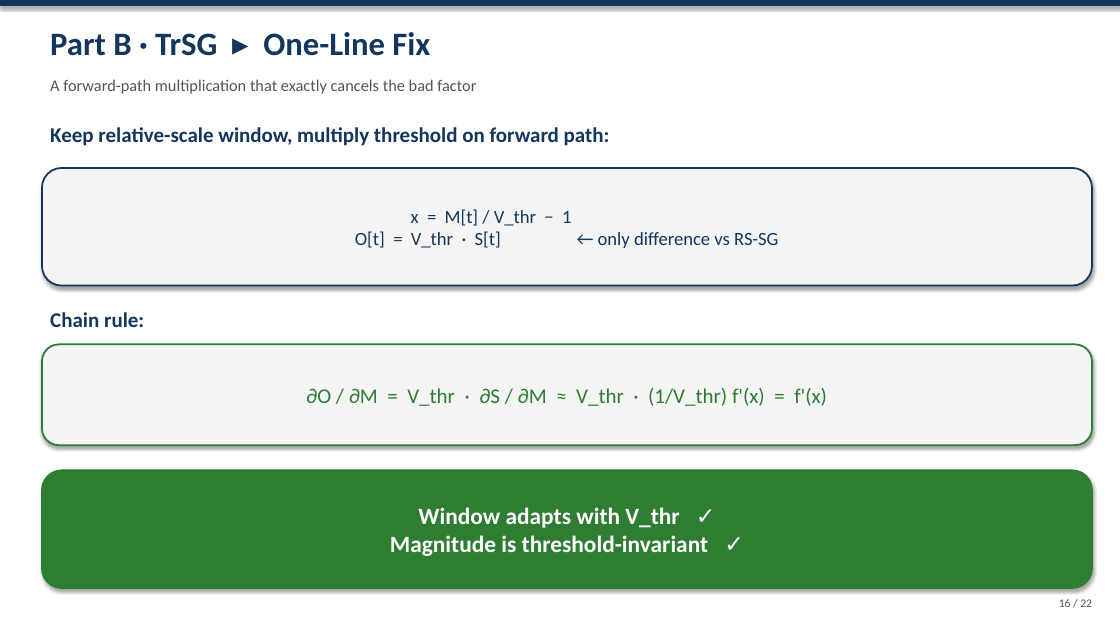
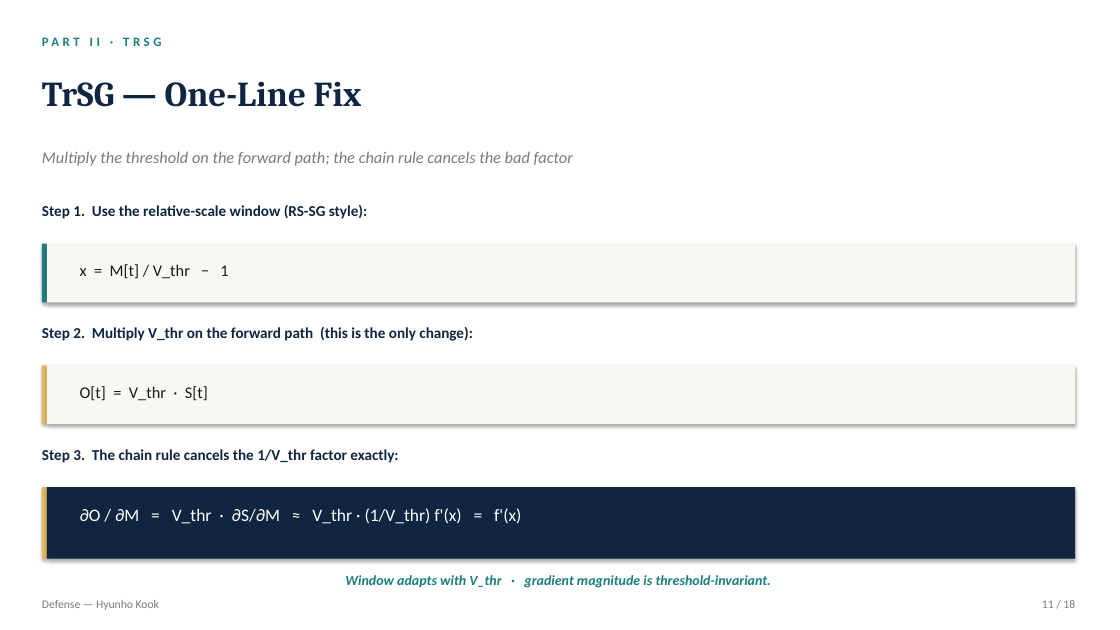
Before and after one commit to kookhh0827/POSTECH_thesis_template_latex, a slide deck: slide 11 of Hyunho_Kook_Master_Defense.pptx (slide 16 before the commit). Drawn at 1120x630 pixels with LibreOffice and Linux fonts; fonts in the diff are those of the drawing. Boxes give left, top, right and bottom in pixels: in the first picture for what was removed or moved away, otherwise in the second. Text is boxed around its words. In the diff, an @@ line names an element or a change of style, - is before the commit and + after.

```diff
--- a/Hyunho_Kook_Master_Defense.pptx
+++ b/Hyunho_Kook_Master_Defense.pptx
@@ rectangle removed at bbox=[0, 0, 1120, 6] @@
@@ text added at bbox=[42, 34, 1050, 59], 11 pt, text #1D7E7E, bold @@
+PART II · TRSG
@@ text at bbox=[42, 81, 362, 107]: text changed; size 28 to 30 pt; font Calibri to Cambria; text colour #14365C to #0F2540 @@
-Part B · TrSG ▸ One-Line Fix
+TrSG — One-Line Fix
@@ text removed at bbox=[50, 79, 476, 94] @@
-A forward-path multiplication that exactly cancels the bad factor
@@ text at bbox=[42, 151, 573, 166]: text changed; size 18 to 14 pt; text colour #14365C to #7A7A7A; bold off; italic on @@
-Keep relative-scale window, multiply threshold on forward path:
+Multiply the threshold on the forward path; the chain rule cancels the bad factor
@@ rounded rectangle removed at bbox=[42, 168, 1092, 286] @@
-x = M[t] / V_thr − 1
-O[t] = V_thr · S[t] ← only difference vs RS-SG
@@ text added at bbox=[42, 205, 368, 219], 13 pt, text #0F2540, bold @@
+Step 1. Use the relative-scale window (RS-SG style):
@@ rectangle added at bbox=[42, 244, 47, 302], fill #1D7E7E @@
@@ rectangle added at bbox=[47, 244, 1075, 302], fill #F8F7F2 @@
@@ text added at bbox=[80, 264, 228, 279], 14 pt, text #1A1A1A @@
+x = M[t] / V_thr − 1
@@ text added at bbox=[42, 327, 473, 341], 13 pt, text #0F2540, bold @@
+Step 2. Multiply V_thr on the forward path (this is the only change):
@@ text removed at bbox=[50, 312, 144, 327] @@
-Chain rule:
@@ rectangle added at bbox=[42, 365, 47, 424], fill #E0B85F @@
@@ rectangle added at bbox=[47, 365, 1075, 424], fill #F8F7F2 @@
@@ text added at bbox=[80, 386, 208, 401], 14 pt, text #1A1A1A @@
+O[t] = V_thr · S[t]
@@ text added at bbox=[42, 449, 398, 463], 13 pt, text #0F2540, bold @@
+Step 3. The chain rule cancels the 1/V_thr factor exactly:
@@ rectangle added at bbox=[42, 487, 47, 559], fill #E0B85F @@
@@ rectangle added at bbox=[47, 487, 1075, 559], fill #0F2540 @@
@@ text "∂O / ∂M = V_thr ...": place and size @@
-text "∂O / ∂M = V_thr ..." at bbox=[42, 344, 1092, 445]
+text "∂O / ∂M = V_thr ..." at bbox=[80, 508, 521, 524]
@@ text "∂O / ∂M = V_thr ..." at bbox=[80, 508, 521, 524]: vertical alignment middle to top; fill #F4F4F4 to none; outline #2E7D32 1.5 pt to none; shadow off @@
@@ text at bbox=[80, 508, 521, 524]: text changed; size 18 to 15 pt; text colour #2E7D32 to #FFFFFF @@
-∂O / ∂M = V_thr · ∂S / ∂M ≈ V_thr · (1/V_thr) f'(x) = f'(x)
+∂O / ∂M = V_thr · ∂S/∂M ≈ V_thr · (1/V_thr) f'(x) = f'(x)
@@ text "Window adapts with V_thr · ...": place and size @@
-text "Window adapts with V_thr · ..." at bbox=[42, 471, 1092, 588]
+text "Window adapts with V_thr · ..." at bbox=[345, 575, 771, 588]
@@ text "Window adapts with V_thr · ..." at bbox=[345, 575, 771, 588]: vertical alignment middle to top; fill #2E7D32 to none; outline #2E7D32 1.5 pt to none; shadow off @@
@@ text at bbox=[345, 575, 771, 588]: text changed; size 20 to 12 pt; text colour #FFFFFF to #1D7E7E; italic on @@
-Window adapts with V_thr ✓
-Magnitude is threshold-invariant ✓
+Window adapts with V_thr · gradient magnitude is threshold-invariant.
@@ text removed at bbox=[1059, 599, 1092, 607] @@
-16 / 22
@@ text added at bbox=[42, 600, 159, 610], 10 pt, text #7A7A7A @@
+Defense — Hyunho Kook
@@ text added at bbox=[1042, 600, 1075, 608], 10 pt, text #7A7A7A @@
+11 / 18
```
Also in this commit, not shown: 4 other slides changed, 13 slides added, 17 slides removed, 1 other file.
